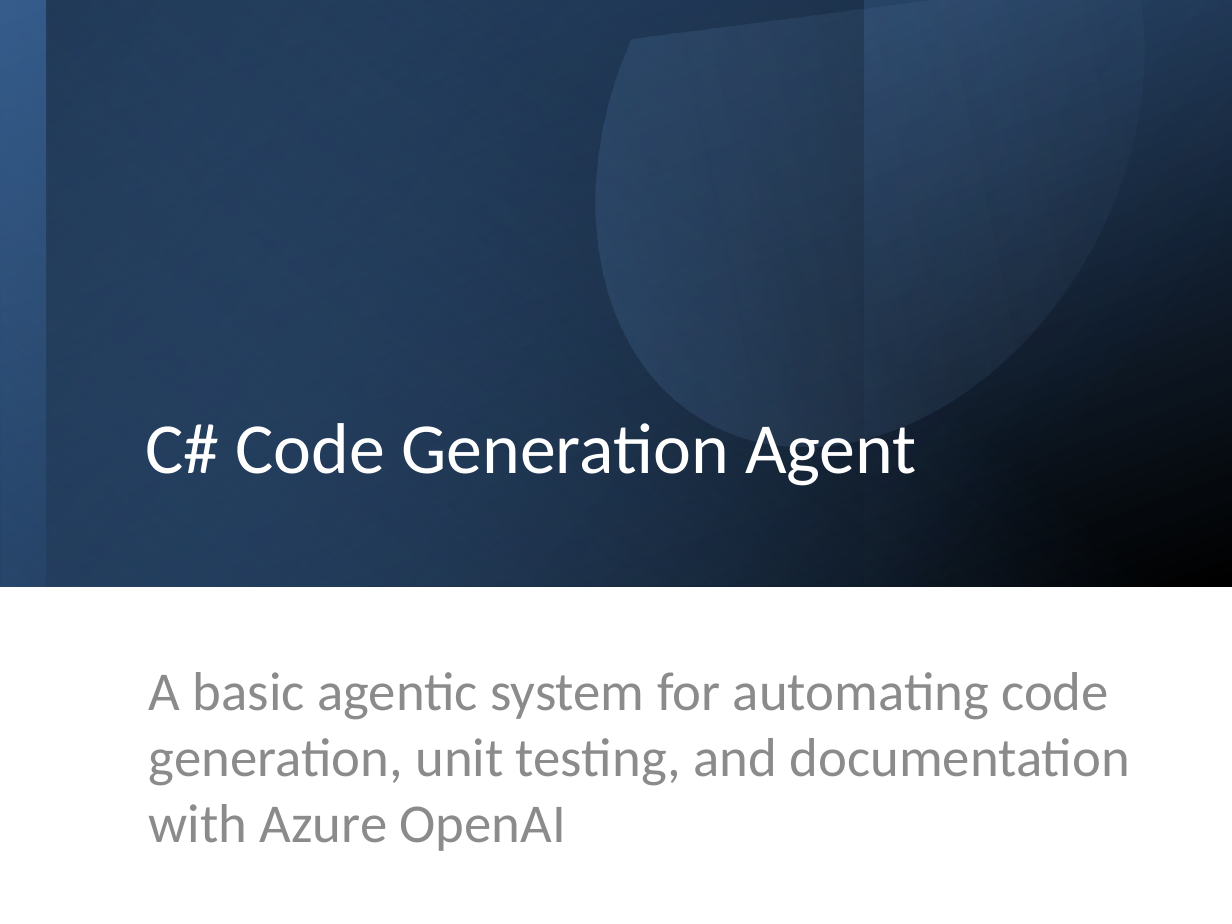
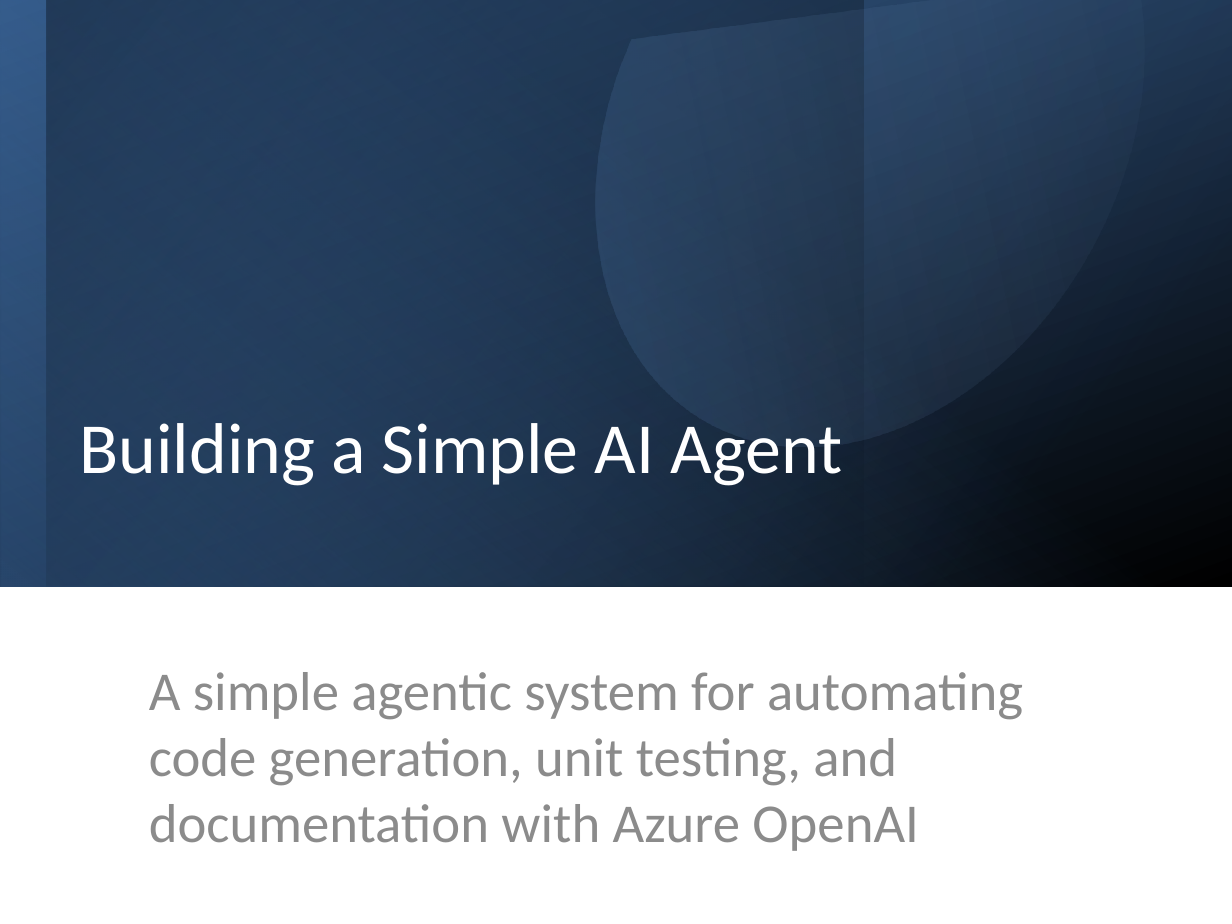
Before and after one commit to kishorec/CSharpCodeGenAgents, a slide deck: slide 1 of docs/CodeGenAgentPresentation.pptx. Drawn at 1232x924 pixels with LibreOffice and Linux fonts; fonts in the diff are those of the drawing. Boxes give left, top, right and bottom in pixels: in the first picture for what was removed or moved away, otherwise in the second. Text is boxed around its words. In the diff, an @@ line names an element or a change of style, - is before the commit and + after.

```diff
--- a/docs/CodeGenAgentPresentation.pptx
+++ b/docs/CodeGenAgentPresentation.pptx
@@ title at (x1=80, y1=423, x2=843, y2=486): text changed @@
-C# Code Generation Agent
+Building a Simple AI Agent
@@ subtitle at (x1=149, y1=672, x2=1023, y2=851): text changed @@
-A basic agentic system for automating code generation, unit testing, and documentation with Azure OpenAI
+A simple agentic system for automating code generation, unit testing, and documentation with Azure OpenAI
```
Also in this commit, not shown: 3 other slides changed, 6 other files.
